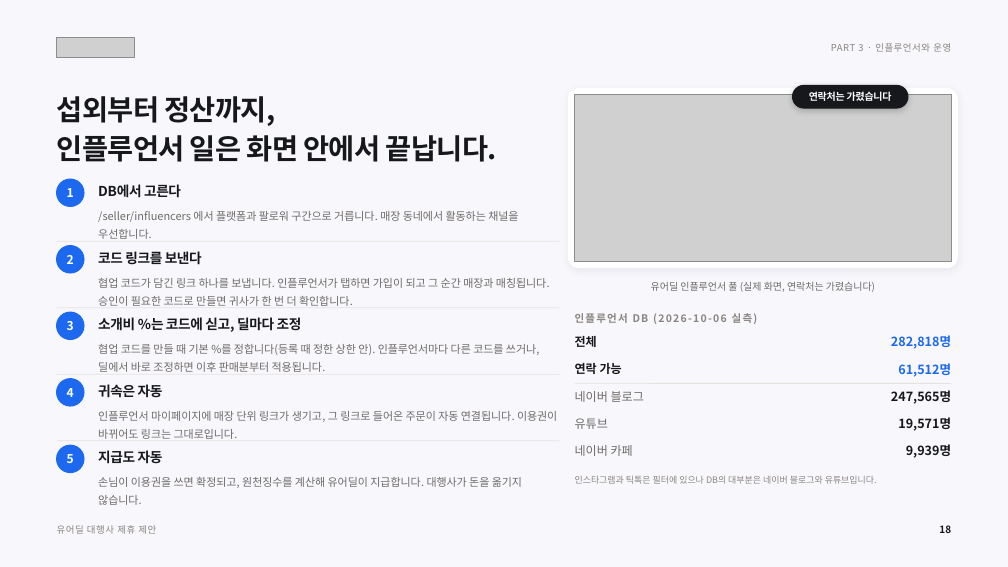
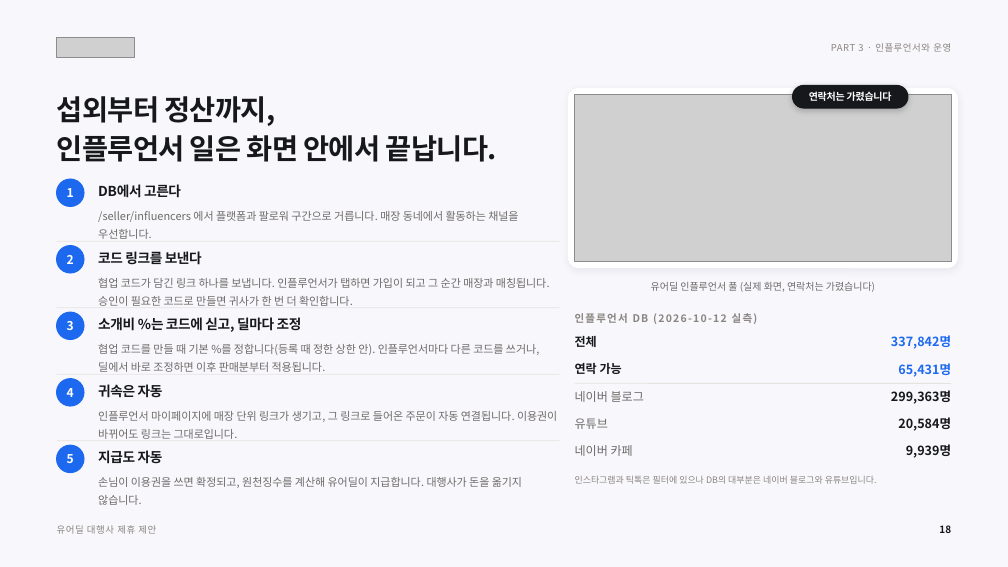
Before and after one commit to tobe2111/ur-live, a slide deck: slide 19 of docs/business/proposals/urdeal-agency-proposal.pptx. Drawn at 1008x567 pixels with LibreOffice and Linux fonts; fonts in the diff are those of the drawing; grey boxes stand for pictures. Boxes give left, top, right and bottom in pixels: in the first picture for what was removed or moved away, otherwise in the second. Text is boxed around its words. In the diff, an @@ line names an element or a change of style, - is before the commit and + after.

```diff
--- a/docs/business/proposals/urdeal-agency-proposal.pptx
+++ b/docs/business/proposals/urdeal-agency-proposal.pptx
@@ text at (x1=575, y1=313, x2=758, y2=324): text changed @@
-인플루언서 DB (2026-10-06 실측)
+인플루언서 DB (2026-10-12 실측)
@@ text at (x1=891, y1=335, x2=951, y2=349): text changed @@
-282,818명
+337,842명
@@ text at (x1=898, y1=363, x2=951, y2=377): text changed @@
-61,512명
+65,431명
@@ text at (x1=891, y1=390, x2=951, y2=404): text changed @@
-247,565명
+299,363명
@@ text at (x1=898, y1=417, x2=951, y2=431): text changed @@
-19,571명
+20,584명
```
Also in this commit, not shown: 2 other slides changed, 17 other files.
